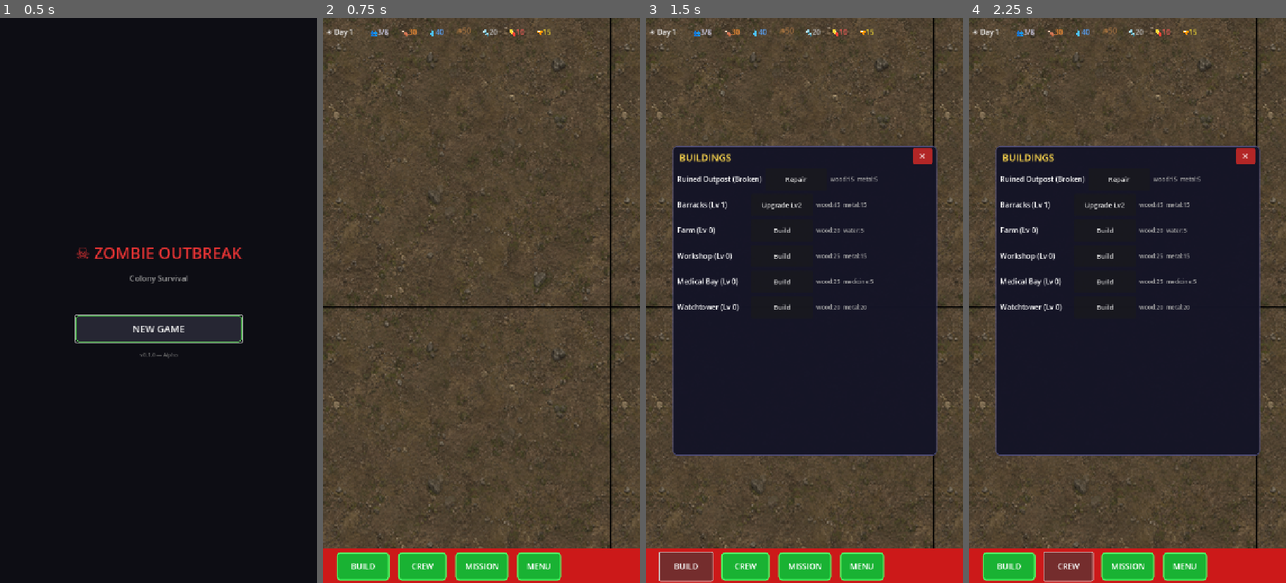
Above: before the commit, frames 1-4 (left to right).
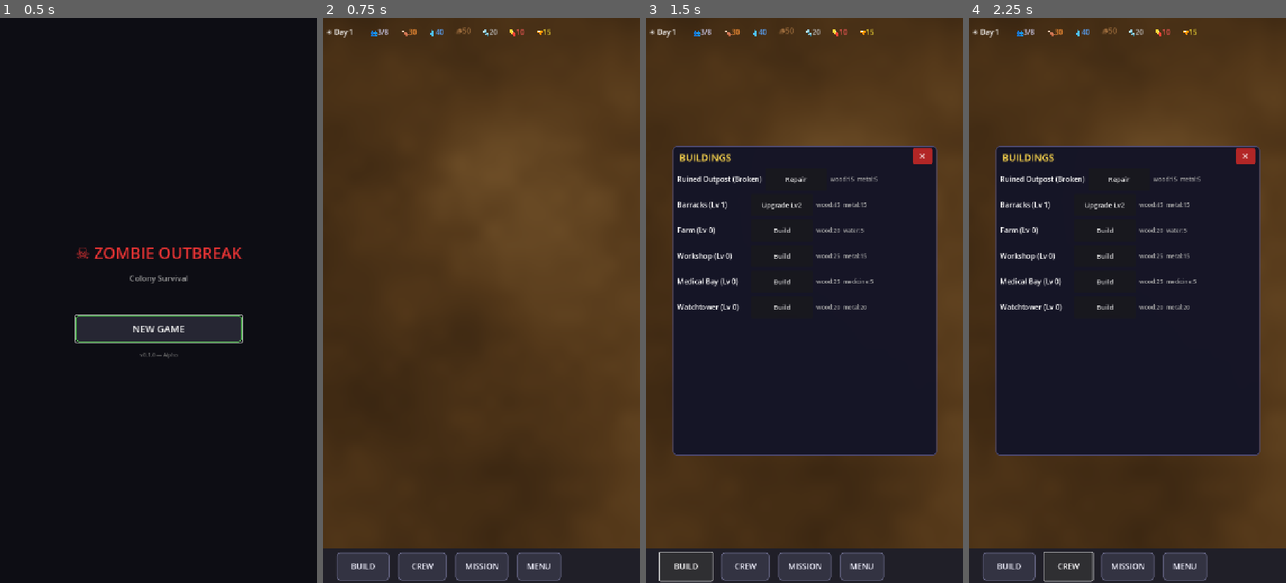
Above: after the commit, the same moments.

Repository: doyler34/zombie-outbreak
Game: Godot game, scene res://scenes/main_menu.tscn
The game is run twice, just before and just after one commit, with the same random seed, the same clock (stepped at 60 frames per second) and the same inputs.
Inputs:
- Up to frame 1 (0.5 s): no input
- Up to frame 2 (0.75 s): click "NEW GAME" at 0.5 s
- Up to frame 3 (1.5 s): click "BUILD" at 1.25 s
- Up to frame 4 (2.25 s): click "CREW" at 2 s

Frame 1 is identical in both runs. In frame 2, 59% of the frame differs, in the area x 0-100%, y 0-100%; in frame 3, 34%; in frame 4, 34%.

Commit message:
fix: seamless procedural ground + grey bottom bar
Replace texture-based tiling (which had seams baked into the source
image) with a 4-octave value noise shader — no UV wrapping, no texture
borders, no seams possible. Remove the now-unused ground texture
reference from the scene.

Change bottom debug bar from red to dark grey and buttons from bright
green to grey to match the game's visual tone.

Diff:
--- a/assets/shaders/tile_ground.gdshader
+++ b/assets/shaders/tile_ground.gdshader
@@ -1,9 +1,37 @@
 shader_type canvas_item;
 render_mode blend_mix;
 
-uniform sampler2D ground_tex : source_color, filter_linear, repeat_enable;
+float hash(vec2 p) {
+	p = fract(p * vec2(127.1, 311.7));
+	p += dot(p, p + 17.5);
+	return fract(p.x * p.y);
+}
+
+float noise(vec2 p) {
+	vec2 i = floor(p);
+	vec2 f = fract(p);
+	f = f * f * (3.0 - 2.0 * f);
+	return mix(
+		mix(hash(i),                  hash(i + vec2(1.0, 0.0)), f.x),
+		mix(hash(i + vec2(0.0, 1.0)), hash(i + vec2(1.0, 1.0)), f.x),
+		f.y
+	);
+}
 
 void fragment() {
-	vec2 tex_size = vec2(textureSize(ground_tex, 0));
-	COLOR = texture(ground_tex, FRAGCOORD.xy / tex_size);
+	vec2 uv = FRAGCOORD.xy * 0.006;
+	float n =  noise(uv)                          * 0.50
+	         + noise(uv * 2.3 + vec2(5.2,  1.3)) * 0.28
+	         + noise(uv * 5.7 + vec2(2.7,  8.4)) * 0.14
+	         + noise(uv * 11.0 + vec2(7.1, 3.6)) * 0.08;
+
+	vec3 dark  = vec3(0.20, 0.13, 0.06);
+	vec3 mid   = vec3(0.33, 0.22, 0.10);
+	vec3 light = vec3(0.46, 0.33, 0.17);
+
+	vec3 color = n < 0.5
+		? mix(dark, mid, n * 2.0)
+		: mix(mid, light, (n - 0.5) * 2.0);
+
+	COLOR = vec4(color, 1.0);
 }
--- a/scenes/base_scene.tscn
+++ b/scenes/base_scene.tscn
@@ -1,7 +1,6 @@
-[gd_scene load_steps=8 format=3 uid="uid://base_scene"]
+[gd_scene load_steps=6 format=3 uid="uid://base_scene"]
 
 [ext_resource type="Script" path="res://scripts/base_scene.gd" id="1_script"]
-[ext_resource type="Texture2D" path="res://assets/terrain/ground_base.png" id="2_grass"]
 [ext_resource type="Shader" path="res://assets/shaders/tile_ground.gdshader" id="7_shader"]
 
 [sub_resource type="StyleBoxFlat" id="btn_normal"]
@@ -42,7 +41,6 @@
 
 [sub_resource type="ShaderMaterial" id="ground_shader"]
 shader = ExtResource("7_shader")
-shader_parameter/ground_tex = ExtResource("2_grass")
 
 [node name="BaseScene" type="Node2D"]
 script = ExtResource("1_script")
--- a/scripts/base_scene.gd
+++ b/scripts/base_scene.gd
@@ -64,7 +64,7 @@
 	var debug_bar = ColorRect.new()
 	debug_bar.set_position(Vector2(0, 1200))
 	debug_bar.set_size(Vector2(720, 80))
-	debug_bar.color = Color(0.8, 0.1, 0.1, 1.0)
+	debug_bar.color = Color(0.12, 0.12, 0.16, 0.97)
 	ui_layer.add_child(debug_bar)
 
 	# Create buttons FROM SCRATCH in code — no .tscn dependency
@@ -79,21 +79,20 @@
 	btn.set_position(Vector2(x, y))
 	btn.set_size(Vector2(w, h))
 
-	# Bright yellow-green background — impossible to miss
 	var style = StyleBoxFlat.new()
-	style.bg_color = Color(0.1, 0.7, 0.2, 1.0)
-	style.border_width_left = 3
-	style.border_width_right = 3
-	style.border_width_top = 3
-	style.border_width_bottom = 3
-	style.border_color = Color(0.3, 1.0, 0.4, 1.0)
+	style.bg_color = Color(0.20, 0.20, 0.26, 1.0)
+	style.border_width_left = 2
+	style.border_width_right = 2
+	style.border_width_top = 2
+	style.border_width_bottom = 2
+	style.border_color = Color(0.40, 0.40, 0.52, 1.0)
 	style.corner_radius_top_left = 8
 	style.corner_radius_top_right = 8
 	style.corner_radius_bottom_left = 8
 	style.corner_radius_bottom_right = 8
 	btn.add_theme_stylebox_override("normal", style)
 	btn.add_theme_font_size_override("font_size", 18)
-	btn.add_theme_color_override("font_color", Color(1, 1, 1, 1))
+	btn.add_theme_color_override("font_color", Color(0.9, 0.9, 0.95, 1))
 	btn.pressed.connect(callback)
 	ui_layer.add_child(btn)
 
